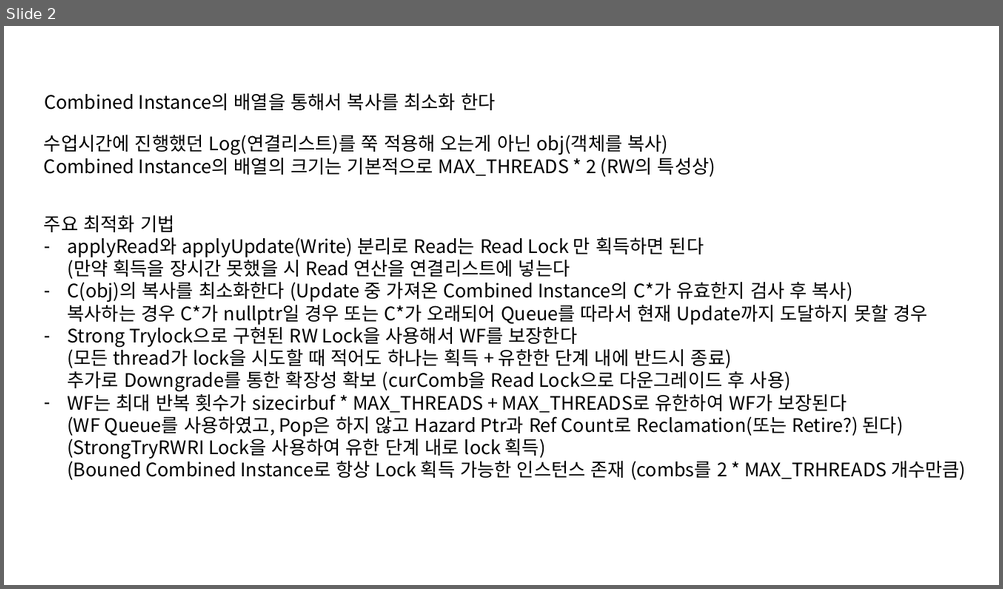
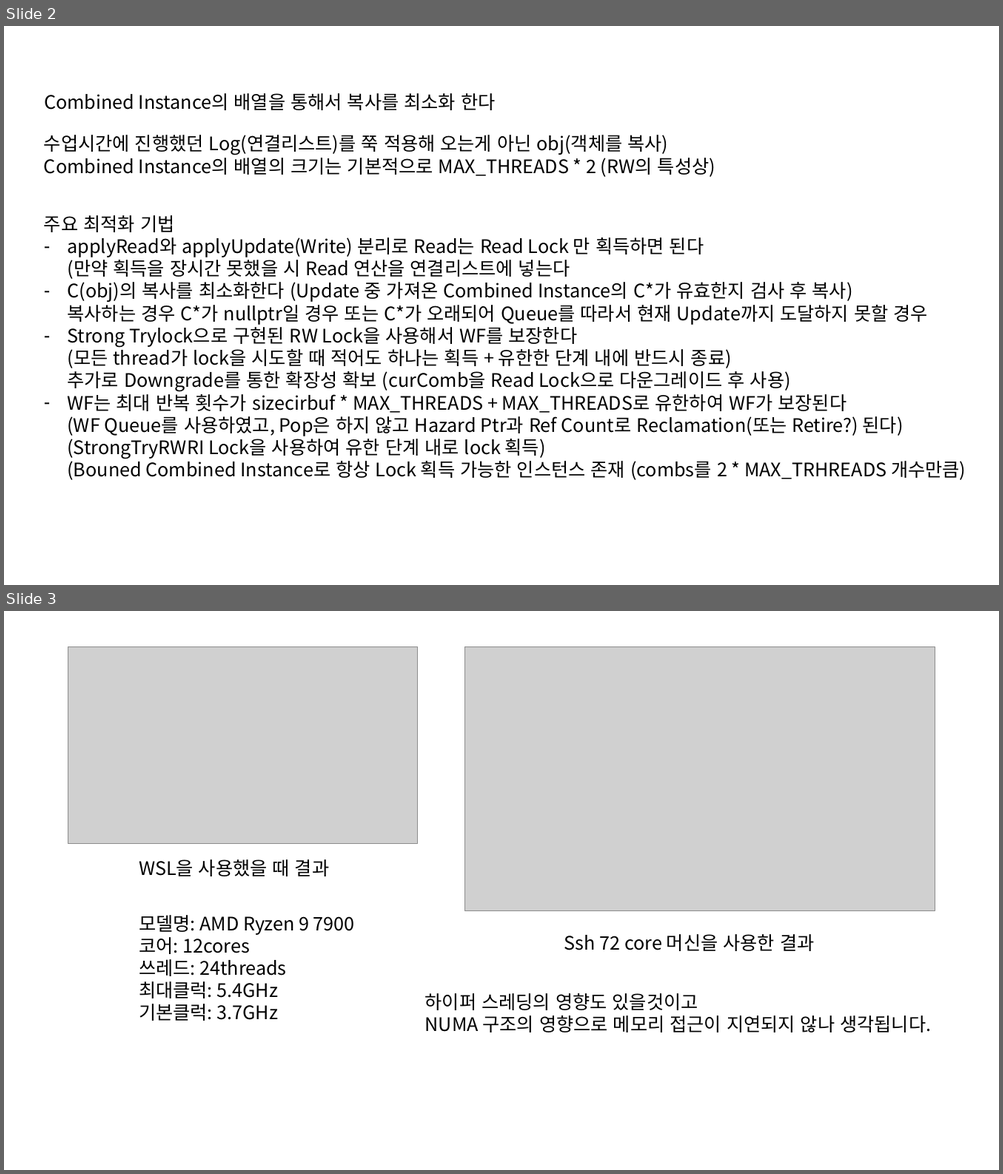
Before and after one commit to niche0905/MultiThreadStudy, a slide deck: 참고자료/CX.pptx. Shown one above the other, each under a label of ours: slide 2 before the commit, slides 2 and 3 after it. The pictures are 1003x589 and 1003x1174 pixels, drawn with LibreOffice and Linux fonts; fonts in the diff are those of the drawing; grey boxes stand for pictures. Boxes give left, top, right and bottom in pixels: in the first picture for what was removed or moved away, otherwise in the second. Text is boxed around its words. In the diff, an @@ line names an element or a change of style, - is before the commit and + after.

Commit message:
리눅스 차이
정확하게는 복합적이지만 머신으로 인한 차이가 맞을 것 같다

```diff
--- a/참고자료/CX.pptx
+++ b/참고자료/CX.pptx
@@ slide 3 added at (4,611,999,1170), background #FFFFFF @@
@@ picture added at (68,647,418,844) @@
@@ picture added at (464,647,934,911) @@
@@ text added at (139,860,329,877), 18 pt, text #000000 @@
+WSL을 사용했을 때 결과
@@ text added at (139,915,355,1021), 18 pt, text #000000 @@
+모델명: AMD Ryzen 9 7900
+코어: 12cores
+쓰레드: 24threads
+최대클럭: 5.4GHz
+기본클럭: 3.7GHz
@@ text added at (564,934,814,951), 18 pt, text #000000 @@
+Ssh 72 core 머신을 사용한 결과
@@ text added at (425,994,930,1033), 18 pt, text #000000 @@
+하이퍼 스레딩의 영향도 있을것이고
+NUMA 구조의 영향으로 메모리 접근이 지연되지 않나 생각됩니다.
```
